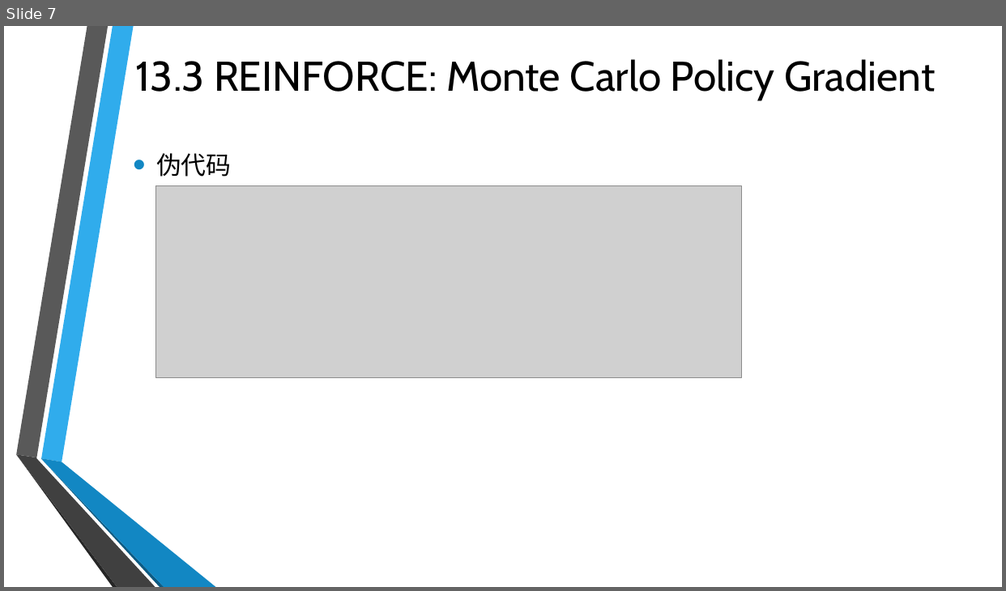
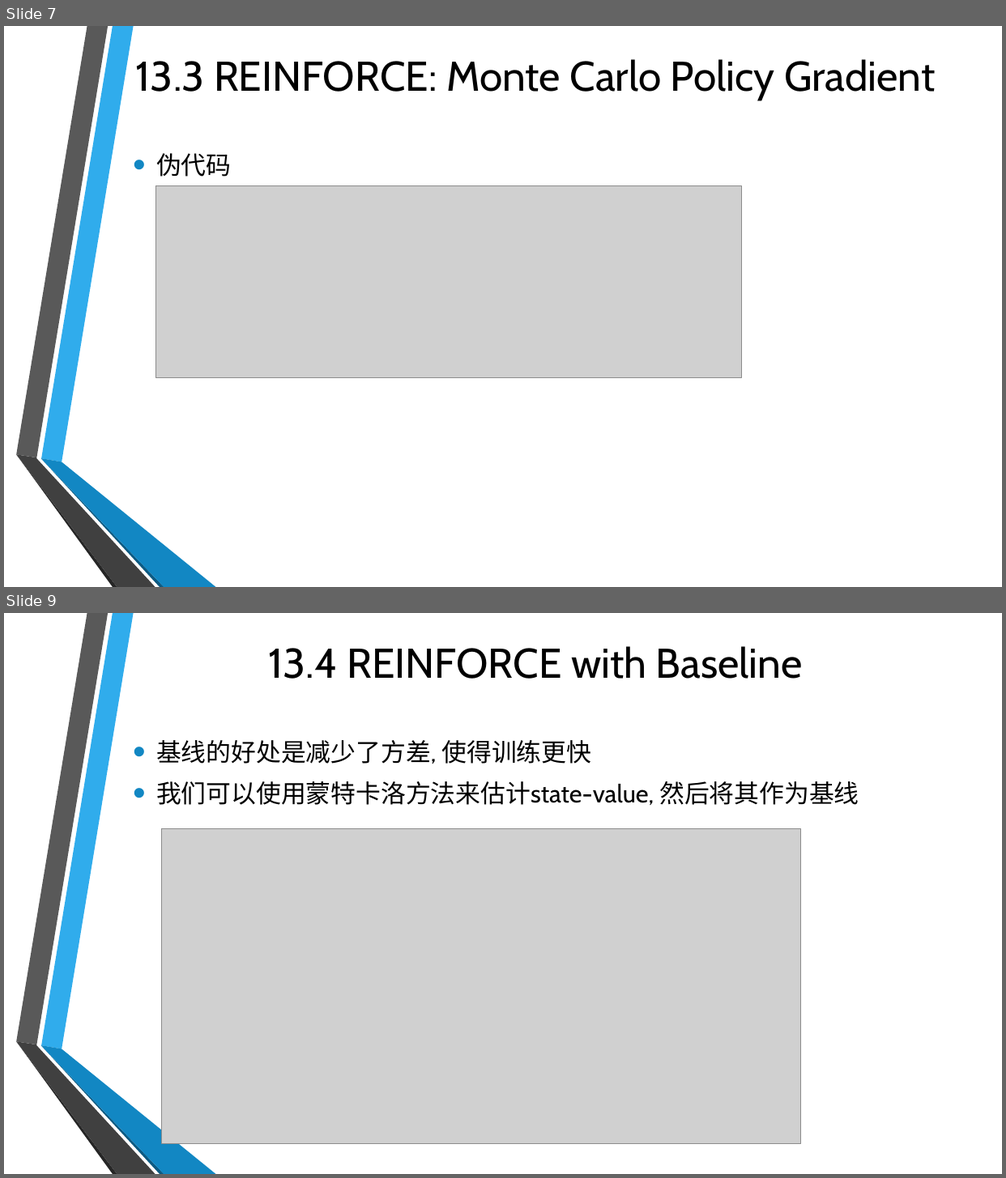
Before and after one commit to Seraphli/RLAIExercise, a slide deck: Chapter 13.pptx. Shown one above the other, each under a label of ours: slide 7 before the commit, slides 7 and 9 after it; the slides between them are not shown. The pictures are 1006x591 and 1006x1178 pixels, drawn with LibreOffice and Linux fonts; fonts in the diff are those of the drawing; grey boxes stand for pictures; background and template pictures are left out. Boxes give left, top, right and bottom in pixels: in the first picture for what was removed or moved away, otherwise in the second. Text is boxed around its words. In the diff, an @@ line names an element or a change of style, - is before the commit and + after.

```diff
--- a/Chapter 13.pptx
+++ b/Chapter 13.pptx
@@ slide 9 added at (4, 613, 1002, 1174), background picture (left out); not listed: 6 template elements that a slide beside it also shows @@
@@ title added at (269, 646, 803, 679), 40 pt, text #000000 @@
+13.4 REINFORCE with Baseline
@@ text added at (156, 740, 859, 805), 24 pt, text #000000 @@
+• 基线的好处是减少了方差, 使得训练更快
+• 我们可以使用蒙特卡洛方法来估计state-value, 然后将其作为基线
@@ picture added at (162, 828, 800, 1144) @@
```
Also in this commit, not shown: 1 slide changed, 4 other slides added.
